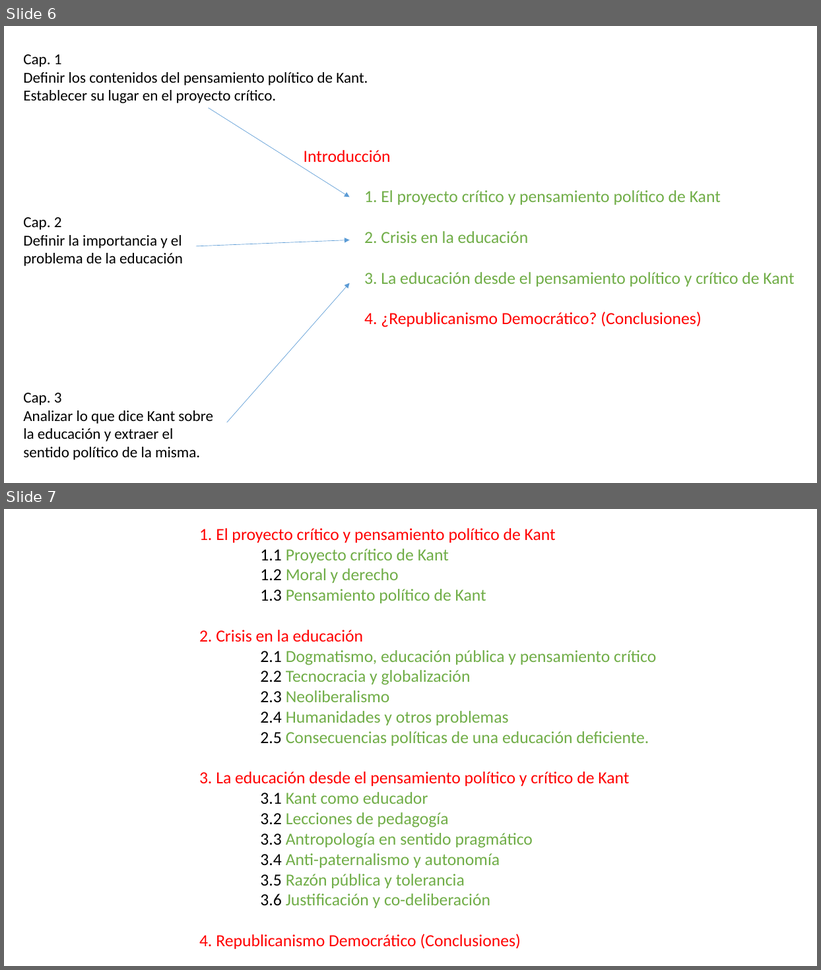
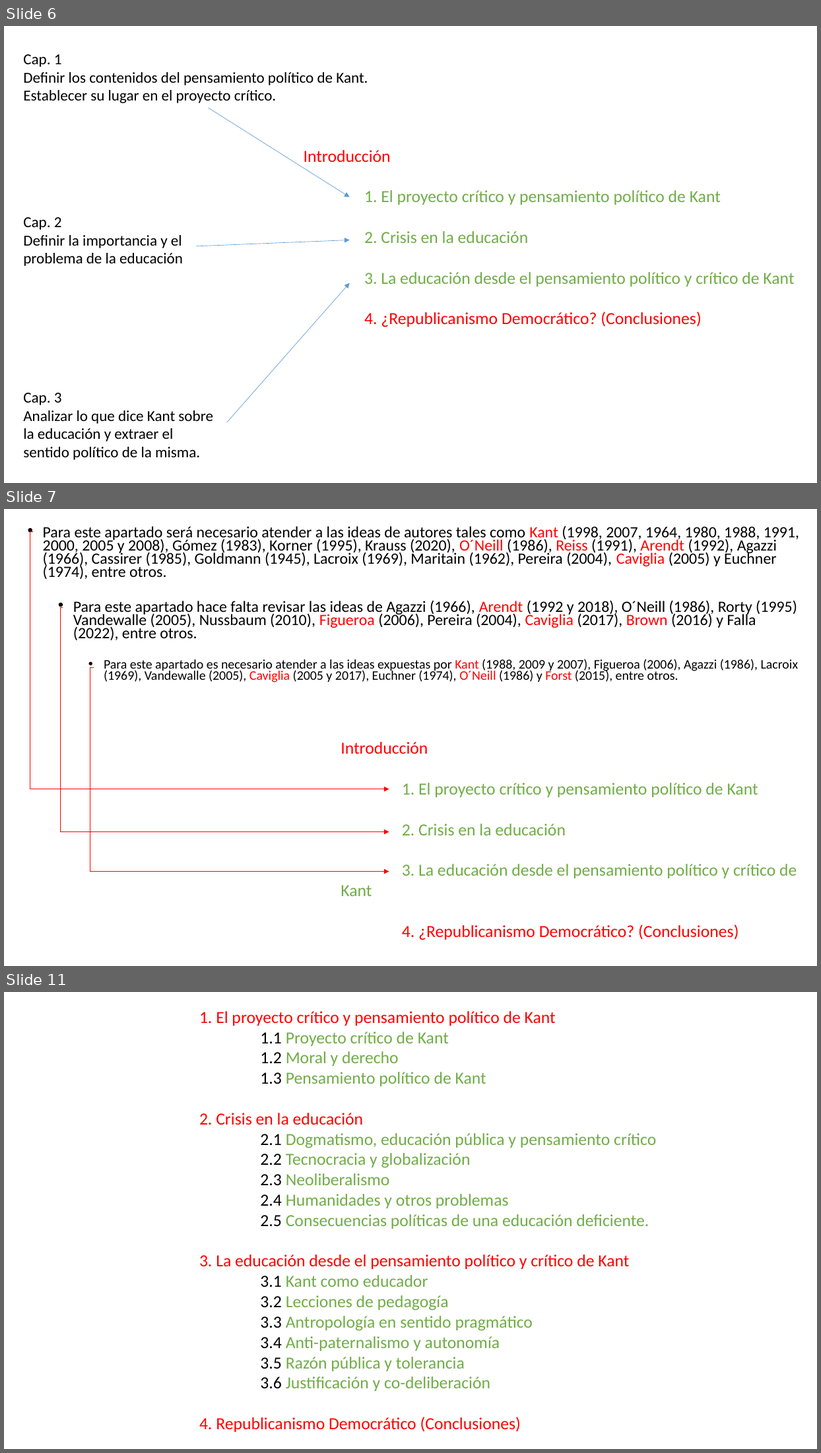
Before and after one commit to zaboltar/zaboltar.github.io, a slide deck: assets uarm/2023 2 UarmPCrit/tesis docs/la educación como asunto político en Kant.pptx. Shown one above the other, each under a label of ours: slides 6 and 7 before the commit, slides 6, 7 and 11 after it; the slides between them are not shown. The pictures are 821x970 and 821x1453 pixels, drawn with LibreOffice and Linux fonts; fonts in the diff are those of the drawing. Boxes give left, top, right and bottom in pixels: in the first picture for what was removed or moved away, otherwise in the second. Text is boxed around its words. In the diff, an @@ line names an element or a change of style, - is before the commit and + after.

```diff
--- a/assets uarm/2023 2 UarmPCrit/tesis docs/la educación como asunto político en Kant.pptx
+++ b/assets uarm/2023 2 UarmPCrit/tesis docs/la educación como asunto político en Kant.pptx
@@ slide 7 added at (4,509,817,966), background #FFFFFF @@
@@ text added at (43,525,799,683), 18.6 pt, text #000000 @@
+• Para este apartado será necesario atender a las ideas de autores tales como Kant (1998, 2007, 1964, 1980, 1988, 1991, 2000, 2005 y 2008), Gómez (1983), Korner (1995), Krauss (2020), O´Neill (1986), Reiss (1991), Arendt (1992), Agazzi (1966), Cassirer (1985), Goldmann (1945), Lacroix (1969), Maritain (1962), Pereira (2004), Caviglia (2005) y Euchner (1974), entre otros.
+  • Para este apartado hace falta revisar las ideas de Agazzi (1966), Arendt (1992 y 2018), O´Neill (1986), Rorty (1995) Vandewalle (2005), Nussbaum (2010), Figueroa (2006), Pereira (2004), Caviglia (2017), Brown (2016) y Falla (2022), entre otros.
+    • Para este apartado es necesario atender a las ideas expuestas por Kant (1988, 2009 y 2007), Figueroa (2006), Agazzi (1986), Lacroix (1969), Vandewalle (2005), Caviglia (2005 y 2017), Euchner (1974), O´Neill (1986) y Forst (2015), entre otros.
@@ elbow arrow added from (32, 531) to (389, 789), #FF0000 0.5 pt @@
@@ elbow arrow added from (63, 607) to (389, 832), #FF0000 0.5 pt @@
@@ elbow arrow added from (94, 667) to (389, 872), #FF0000 0.5 pt @@
@@ text added at (341,742,797,941), 20 pt, text #70AD47 @@
+Introducción
+1. El proyecto crítico y pensamiento político de Kant
+2. Crisis en la educación
+3. La educación desde el pensamiento político y crítico de Kant
+4. ¿Republicanismo Democrático? (Conclusiones)
@@ what was slide 7 is now slide 11 @@
```
Also in this commit, not shown: 1 slide changed, 3 other slides added, 1 other file.
